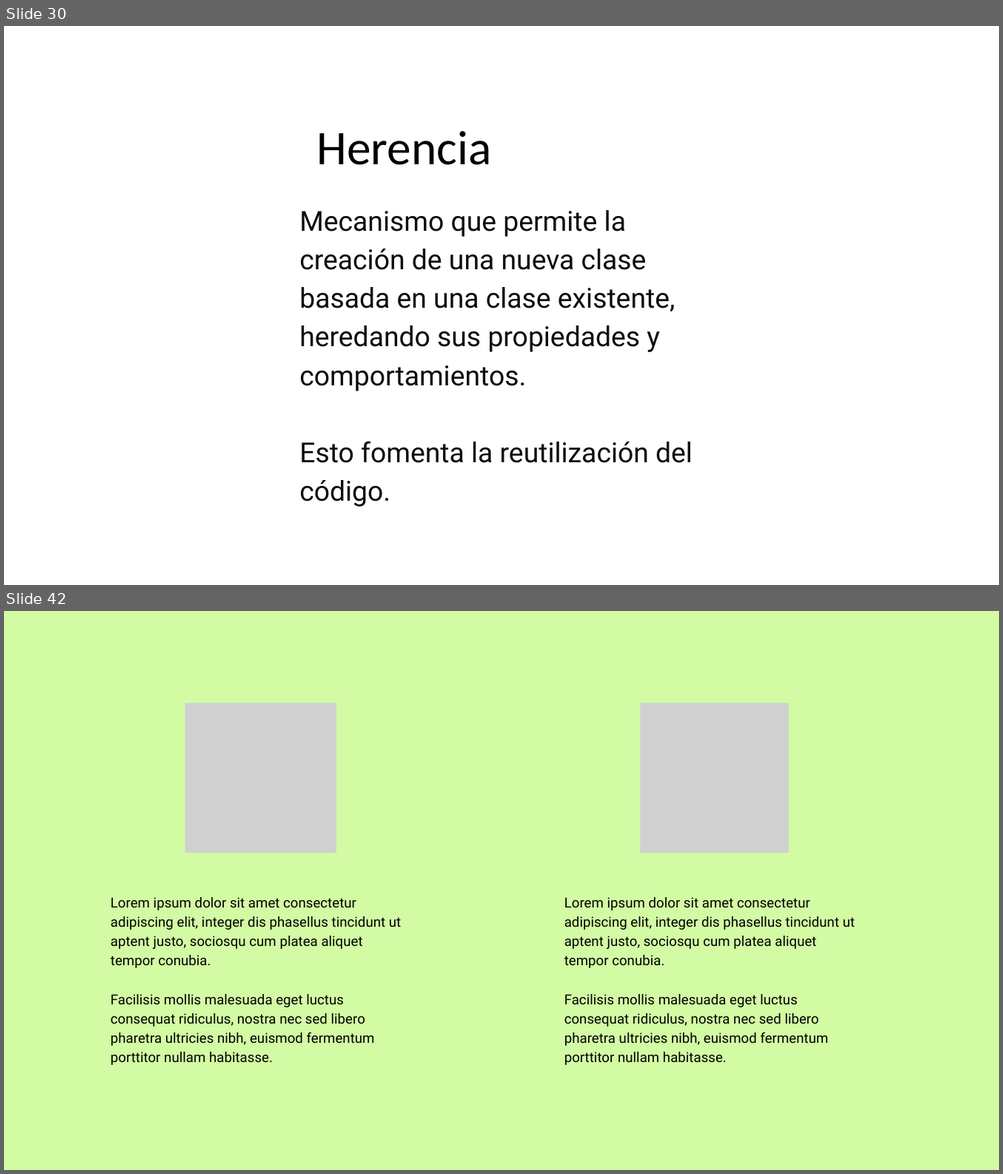
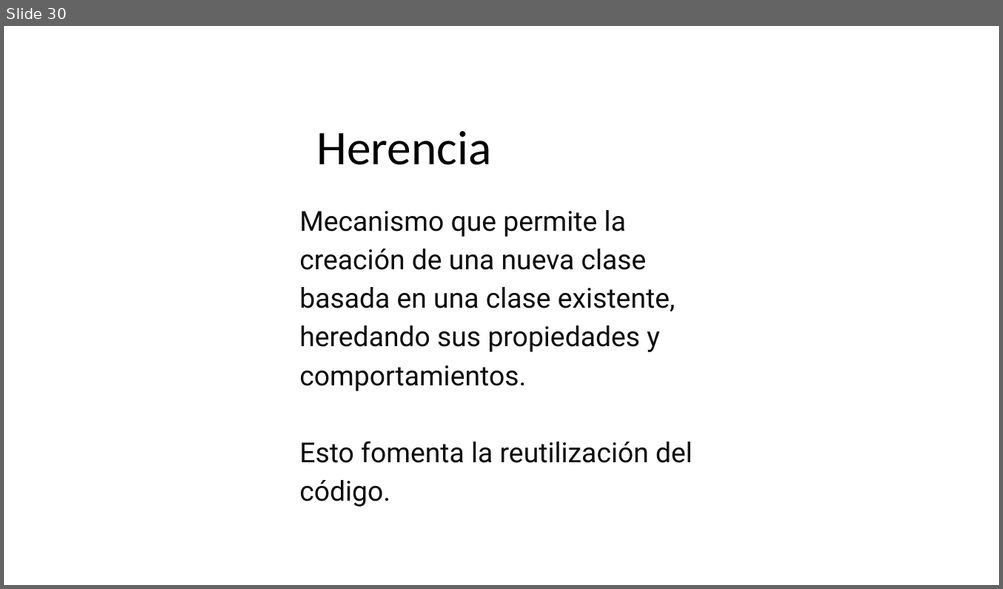
Before and after one commit to JuanRos1984/PresentacionAPP_POO, a slide deck: Presentacion POO APP.pptx. Shown one above the other, each under a label of ours: slides 30 and 42 before the commit, slide 30 after it; the slides between them are not shown. The pictures are 1003x1174 and 1003x589 pixels, drawn with LibreOffice and Linux fonts; fonts in the diff are those of the drawing; grey boxes stand for pictures. Boxes give left, top, right and bottom in pixels: in the first picture for what was removed or moved away, otherwise in the second. Text is boxed around its words. In the diff, an @@ line names an element or a change of style, - is before the commit and + after.

```diff
--- a/Presentacion POO APP.pptx
+++ b/Presentacion POO APP.pptx
@@ slide 42 removed at (4, 611, 999, 1170), background #D2FBA4 @@
@@ picture removed at (185, 703, 336, 853) @@
@@ picture removed at (640, 703, 788, 853) @@
@@ text removed at (111, 897, 401, 1046) @@
-Lorem ipsum dolor sit amet consectetur adipiscing elit, integer dis phasellus tincidunt ut aptent justo, sociosqu cum platea aliquet tempor conubia.
-Facilisis mollis malesuada eget luctus consequat ridiculus, nostra nec sed libero pharetra ultricies nibh, euismod fermentum porttitor nullam habitasse.
@@ text removed at (564, 897, 854, 1046) @@
-Lorem ipsum dolor sit amet consectetur adipiscing elit, integer dis phasellus tincidunt ut aptent justo, sociosqu cum platea aliquet tempor conubia.
-Facilisis mollis malesuada eget luctus consequat ridiculus, nostra nec sed libero pharetra ultricies nibh, euismod fermentum porttitor nullam habitasse.
```
Also in this commit, not shown: 1 slide changed, 9 slides added, 13 other slides removed, 28 other files.
